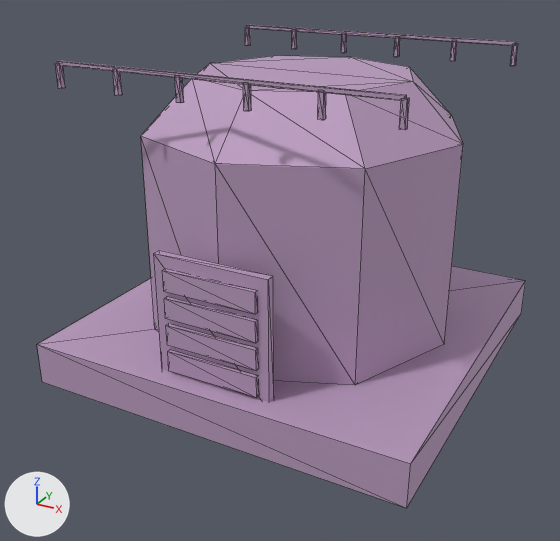
Two versions of the glTF model prototype/assets/models/buildings/exotics_lab.glb, one commit apart.
One viewpoint serves both versions: a 50 mm lens placed at (4.74, -9.31, 5.82), pointed at (-0.12, -0.46, 1.4). Every picture has the same lights, and +X, +Y and +Z are marked at lower left. The older version comes first. Mesh edges are drawn as thin lines. Vertices at exactly the same position are counted once.

Names of what the first picture shows: 'exotics_lab'.
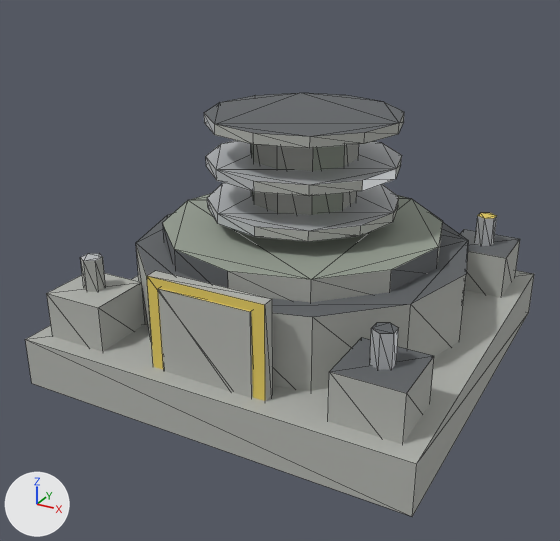
Changed parts and their boxes [x1, y1, x2, y2] in the pictures (560 x 541 px):
'exotics_lab', reshaped (12% shorter): before [37, 25, 526, 508]; after [25, 93, 534, 517]
part 1 of me_exotics_lab_mesh, added: after [25, 270, 534, 517]
part 2 of me_exotics_lab_mesh, rebuilt (not visible before): after [251, 144, 359, 215]
part 3 of me_exotics_lab_mesh, rebuilt: before [141, 56, 463, 385]; after [136, 213, 468, 391]
part 4 of me_exotics_lab_mesh, rebuilt: before [153, 250, 274, 402]; after [147, 271, 273, 401]
part 5 of me_exotics_lab_mesh, deleted: before [55, 25, 518, 398]
part 6 of me_exotics_lab_mesh, reshaped: before [37, 266, 526, 508]; after [46, 93, 520, 444]

What the commit changed:
Material 'Mat_HazardDoors' (mat_mat_hazarddoors) is new.
Its base color is (0.8, 0.62, 0.12) (yellow #e7ce61).
Its metallic is 0.05.
Its roughness is 0.75.
Material 'Mat_MetalPanels' (mat_mat_metalpanels) is new.
Its base color is (0.34, 0.38, 0.32) (grey #9ea699).
Its metallic is 0.15.
Its roughness is 0.78.
Material 'Mat_DarkIron' (mat_mat_darkiron) is new.
Its base color is (0.16, 0.17, 0.18) (grey #6f7376).
Its metallic is 0.45.
Its roughness is 0.82.
Material 'Mat_Sensors' (mat_mat_sensors) is new.
Its base color is (0.68, 0.7, 0.72) (light grey #d7dadd).
Its metallic is 0.55.
Material 'Mat_Concrete' (mat_mat_concrete) is new.
Its base color is (0.44, 0.45, 0.42) (grey #b1b3ad).
Its metallic is 0.02.
Its roughness is 0.94.
me_exotics_lab_mesh is used by ob_exotics_lab; location (0.0, 0.0, 0.0).
me_exotics_lab_mesh had 432 vertices, 722 faces and spanned x -2.7..2.7, y -2.7..2.7, z 0.0..4.38.
me_exotics_lab_mesh no longer uses material mat_exotics_lab_mat (pink #c4a6c8).
me_exotics_lab_mesh now has 244 vertices, 420 faces and spans x -2.8..2.8, y -2.8..2.8, z 0.0..3.57.
me_exotics_lab_mesh part 1: a new loose piece, a box spanning x -2.8..2.8, y -2.8..2.8, z 0.0..0.7, in mat_mat_concrete (grey #b1b3ad).
me_exotics_lab_mesh part 2: the loose piece of 128 vertices spanning x -0.88..0.88, y -0.9..0.9, z 1.1..2.9 is rebuilt with 20 vertices and now spans x -0.71..0.71, y -0.75..0.75, z 1.5..3.5.
me_exotics_lab_mesh part 3: the loose piece of 24 vertices spanning x -2.2..2.2, y -2.2..2.2, z 0.6..4.1 is rebuilt with 24 vertices and now spans x -2.4..2.4, y -2.4..2.4, z 0.5..1.7.
me_exotics_lab_mesh part 4: the loose piece of 8 vertices spanning x -0.8..0.8, y -2.41..-2.29, z 0.48..2.22 is rebuilt with 8 vertices and now spans x -0.82..0.82, y -2.54..-2.36, z 0.23..1.98.
me_exotics_lab_mesh part 5: 33 loose pieces with 264 vertices, spanning x -2.23..2.23, y -2.45..2.47, z 0.65..4.38, are deleted.
Part 6, on me_exotics_lab_mesh:
8 vertices are removed from x -2.7..2.7, y -2.7..2.7, z 0.0..0.6.
12 faces are deleted.
96 vertices are added at x -2.55..2.23, y -2.56..2.55, z 0.35..3.43.
36 new vertices lie (0.0, 0.0, 0.14) away from vertices in x -1.35..1.35, y -1.35..1.35, z 2.23..3.43.
24 new vertices lie (0.0, 0.0, 0.5) away from vertices in x -2.23..2.23, y -2.25..2.25, z 1.3.
16 new vertices lie (0.9, 0.0, 0.0) away from vertices in x -2.55..1.65, y -2.55..2.55, z 0.45..1.35.
12 new vertices lie (0.0, 0.0, 0.4) away from vertices in x -2.0..2.0, y -2.0..2.0, z 1.6.
108 new faces join them, mat_mat_concrete (grey #b1b3ad).
16 new faces join them, mat_mat_metalpanels (grey #9ea699).
54 new faces join them, mat_mat_darkiron (grey #6f7376).
12 new faces join them, mat_mat_hazarddoors (yellow #e7ce61).
126 new faces join them, mat_mat_sensors (light grey #d7dadd).
me_exotics_lab_mesh gains material mat_mat_concrete (grey #b1b3ad).
me_exotics_lab_mesh gains material mat_mat_metalpanels (grey #9ea699).
me_exotics_lab_mesh gains material mat_mat_darkiron (grey #6f7376).
me_exotics_lab_mesh gains material mat_mat_hazarddoors (yellow #e7ce61).
me_exotics_lab_mesh gains material mat_mat_sensors (light grey #d7dadd).
